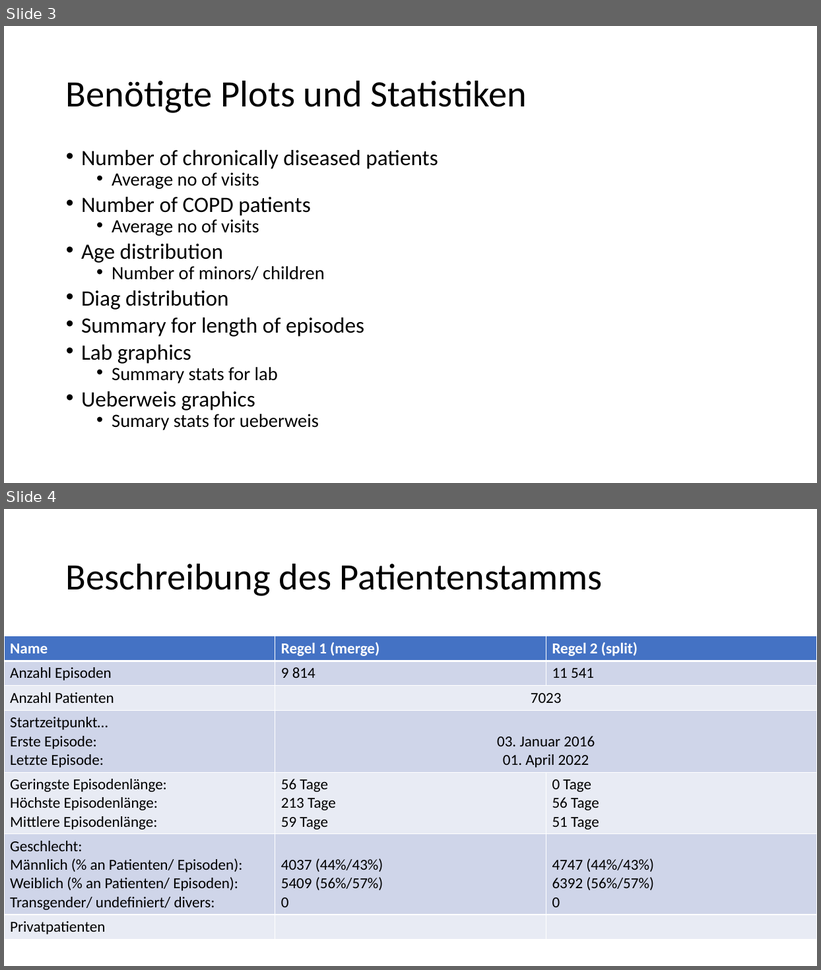
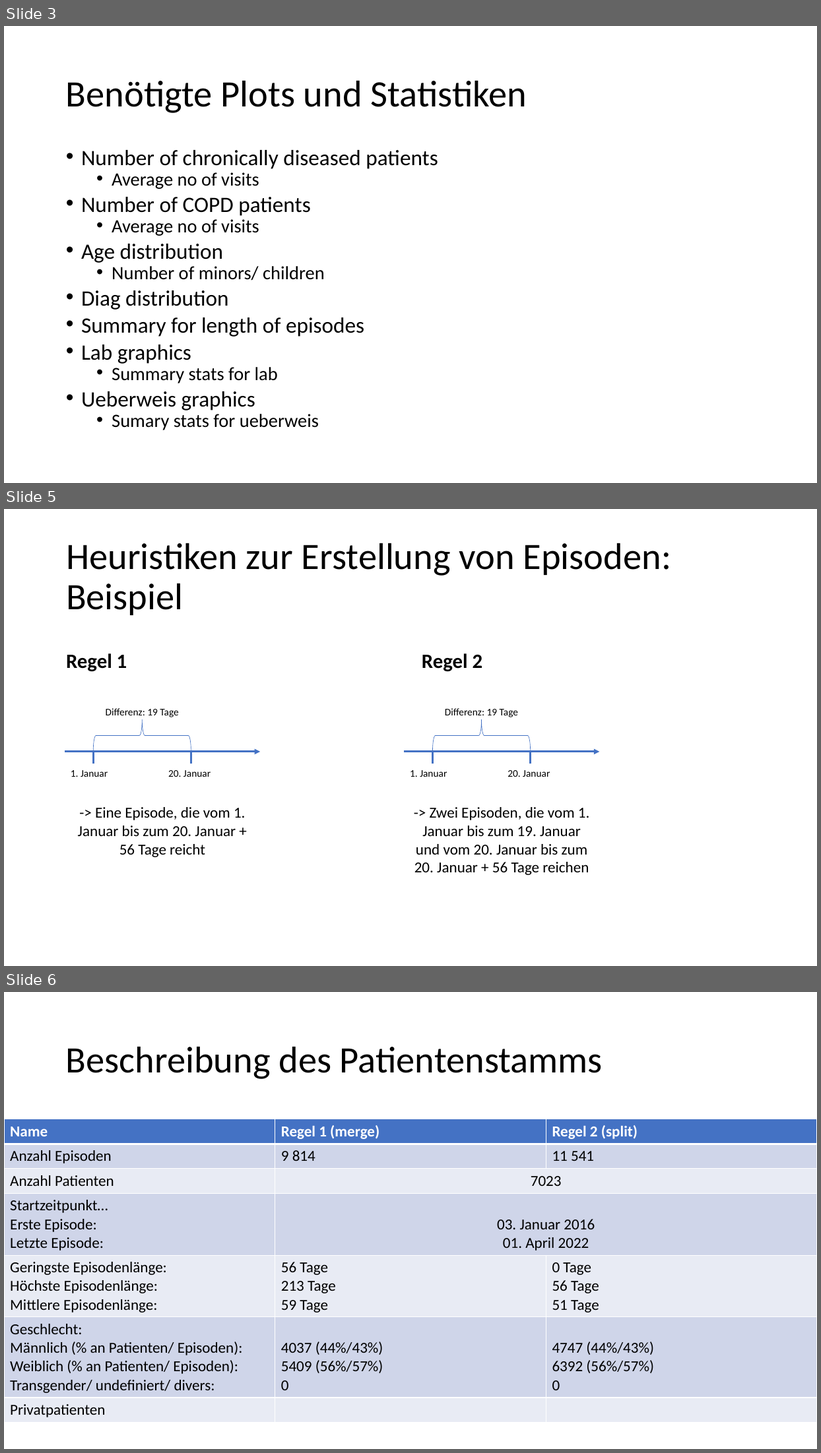
Before and after one commit to rapkroes/Code_UKSH_Husten, a slide deck: presentation Steinhaeuser 20_12_23.pptx. Shown one above the other, each under a label of ours: slides 3 and 4 before the commit, slides 3, 5 and 6 after it; the slides between them are not shown. The pictures are 821x970 and 821x1453 pixels, drawn with LibreOffice and Linux fonts; fonts in the diff are those of the drawing. Boxes give left, top, right and bottom in pixels: in the first picture for what was removed or moved away, otherwise in the second. Text is boxed around its words. In the diff, an @@ line names an element or a change of style, - is before the commit and + after.

```diff
--- a/presentation Steinhaeuser 20_12_23.pptx
+++ b/presentation Steinhaeuser 20_12_23.pptx
@@ slide 5 added at (x1=4, y1=509, x2=817, y2=966), background #FFFFFF @@
@@ title added at (x1=66, y1=543, x2=671, y2=615), 44 pt, text #000000 @@
+Heuristiken zur Erstellung von Episoden: Beispiel
@@ text added at (x1=66, y1=654, x2=127, y2=672), 24 pt, text #000000, bold @@
+Regel 1
@@ text added at (x1=422, y1=654, x2=483, y2=672), 24 pt, text #000000, bold @@
+Regel 2
@@ right brace added at (x1=93, y1=720, x2=191, y2=752), outline #4472C4 0.5 pt @@
@@ text added at (x1=106, y1=708, x2=178, y2=718), 12 pt, text #000000 @@
+Differenz: 19 Tage
@@ right brace added at (x1=433, y1=720, x2=531, y2=752), outline #4472C4 0.5 pt @@
@@ text added at (x1=445, y1=708, x2=518, y2=718), 12 pt, text #000000 @@
+Differenz: 19 Tage
@@ arrow added from (64, 752) to (260, 752), #4472C4 2.25 pt @@
@@ line added from (93, 764) to (93, 764), #4472C4 0.5 pt @@
@@ line added from (93, 764) to (93, 752), #4472C4 2.25 pt @@
@@ line added from (191, 764) to (191, 752), #4472C4 2.25 pt @@
@@ arrow added from (404, 752) to (600, 752), #4472C4 2.25 pt @@
@@ line added from (433, 764) to (433, 764), #4472C4 0.5 pt @@
@@ line added from (433, 764) to (433, 752), #4472C4 2.25 pt @@
@@ line added from (531, 764) to (531, 752), #4472C4 2.25 pt @@
@@ text added at (x1=71, y1=770, x2=108, y2=777), 12 pt, text #000000 @@
+1. Januar
@@ text added at (x1=168, y1=770, x2=211, y2=777), 12 pt, text #000000 @@
+20. Januar
@@ text added at (x1=410, y1=770, x2=447, y2=777), 12 pt, text #000000 @@
+1. Januar
@@ text added at (x1=508, y1=770, x2=550, y2=777), 12 pt, text #000000 @@
+20. Januar
@@ text added at (x1=78, y1=807, x2=246, y2=857), 18 pt, text #000000 @@
+-> Eine Episode, die vom 1. Januar bis zum 20. Januar + 56 Tage reicht
@@ text added at (x1=415, y1=807, x2=590, y2=875), 18 pt, text #000000 @@
+-> Zwei Episoden, die vom 1. Januar bis zum 19. Januar und vom 20. Januar bis zum 20. Januar + 56 Tage reichen
@@ what was slide 4 is now slide 6 @@
```
Also in this commit, not shown: 2 slides changed, 22 other slides added, 1 other file.
